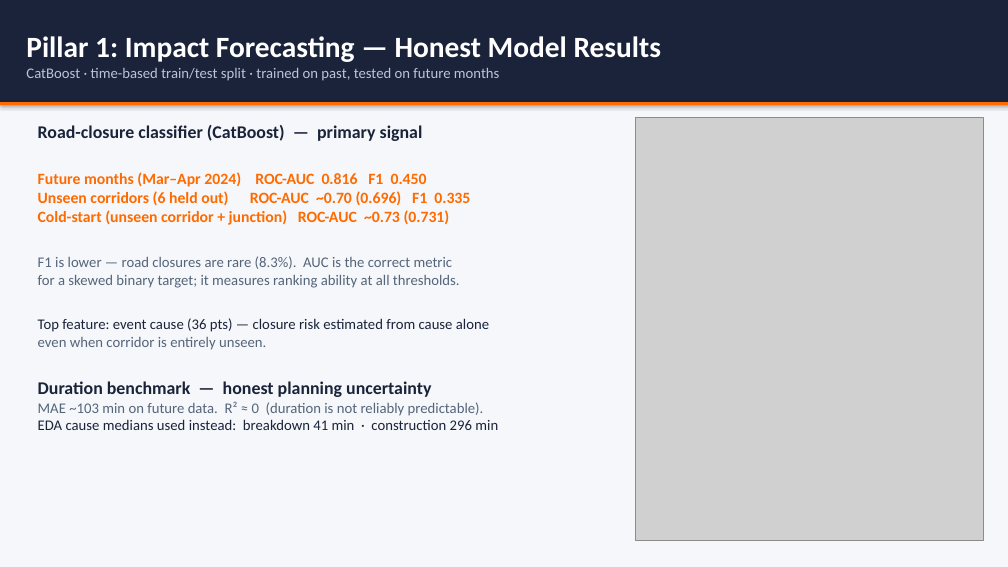
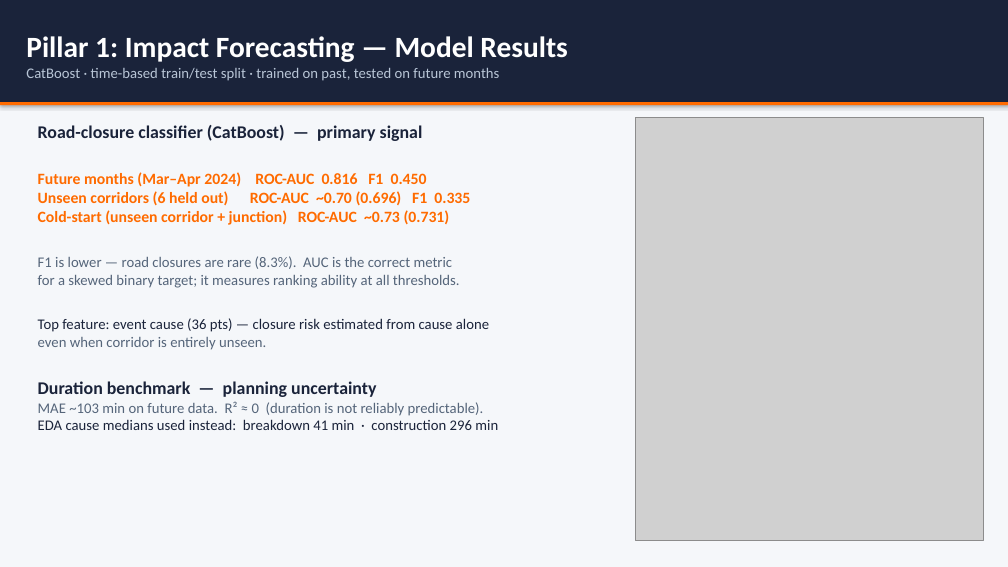
Before and after one commit to valletivarish/gridlock-round2, a slide deck: slide 6 of presentation.pptx. Drawn at 1008x567 pixels with LibreOffice and Linux fonts; fonts in the diff are those of the drawing; grey boxes stand for pictures. Boxes give left, top, right and bottom in pixels: in the first picture for what was removed or moved away, otherwise in the second. Text is boxed around its words. In the diff, an @@ line names an element or a change of style, - is before the commit and + after.

Commit message:
Refine documentation and presentation wording

```diff
--- a/presentation.pptx
+++ b/presentation.pptx
@@ text in rectangle at (26, 36, 567, 62): text changed @@
-Pillar 1: Impact Forecasting — Honest Model Results
+Pillar 1: Impact Forecasting — Model Results
@@ text at (38, 381, 376, 397): text changed @@
-Duration benchmark — honest planning uncertainty
+Duration benchmark — planning uncertainty
```
Also in this commit, not shown: 1 other slide changed, 12 other files.
